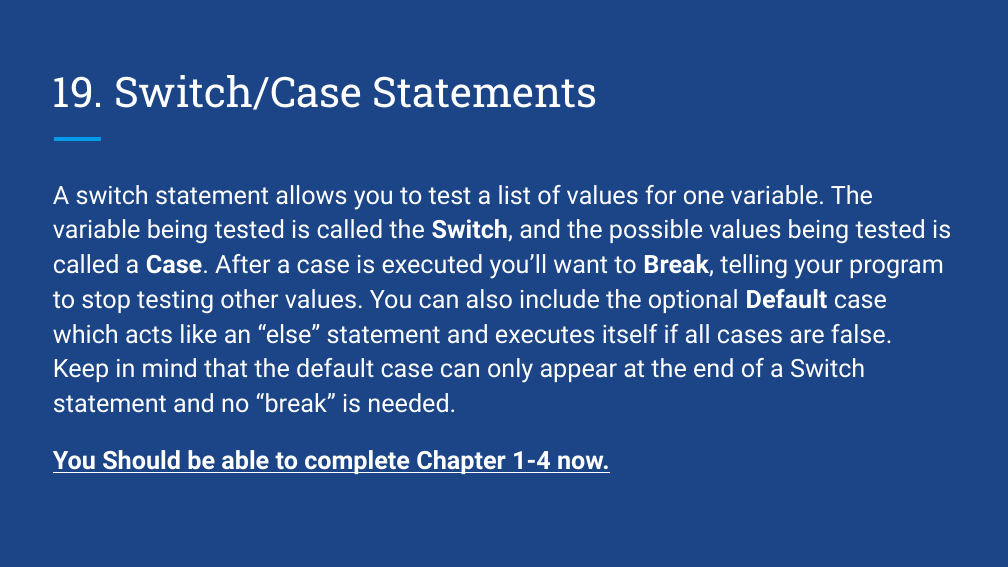
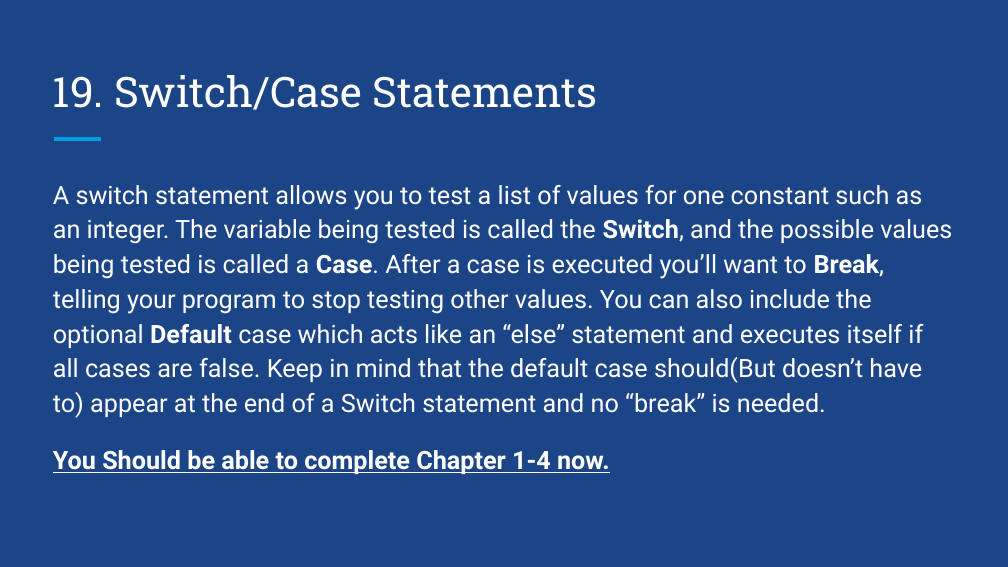
Before and after one commit to hal7df/pauls-tutorials, a slide deck: slide 20 of files/resources/cpp/ch1/chads-cpp-ch1.pptx. Drawn at 1008x567 pixels with LibreOffice and Linux fonts; fonts in the diff are those of the drawing. Boxes give left, top, right and bottom in pixels: in the first picture for what was removed or moved away, otherwise in the second. Text is boxed around its words. In the diff, an @@ line names an element or a change of style, - is before the commit and + after.

Commit message:
Correct False Switch/Case Statement.

```diff
--- a/files/resources/cpp/ch1/chads-cpp-ch1.pptx
+++ b/files/resources/cpp/ch1/chads-cpp-ch1.pptx
@@ text at <box>53,185,952,418</box>: text changed @@
-A switch statement allows you to test a list of values for one variable. The variable being tested is called the Switch, and the possible values being tested is called a Case. After a case is executed you’ll want to Break, telling your program to stop testing other values. You can also include the optional Default case which acts like an “else” statement and executes itself if all cases are false. Keep in mind that the default case can only appear at the end of a Switch statement and no “break” is needed.
+A switch statement allows you to test a list of values for one constant such as an integer. The variable being tested is called the Switch, and the possible values being tested is called a Case. After a case is executed you’ll want to Break, telling your program to stop testing other values. You can also include the optional Default case which acts like an “else” statement and executes itself if all cases are false. Keep in mind that the default case should(But doesn’t have to) appear at the end of a Switch statement and no “break” is needed.
```
